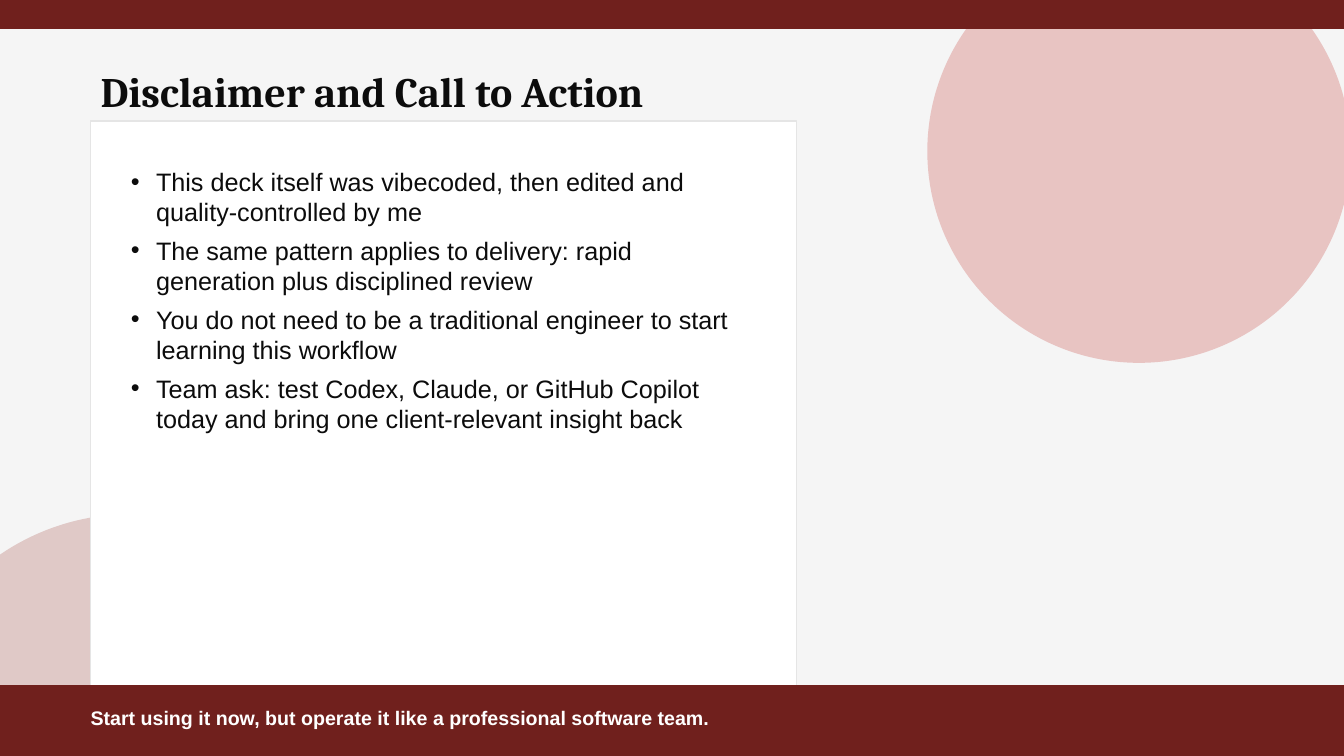
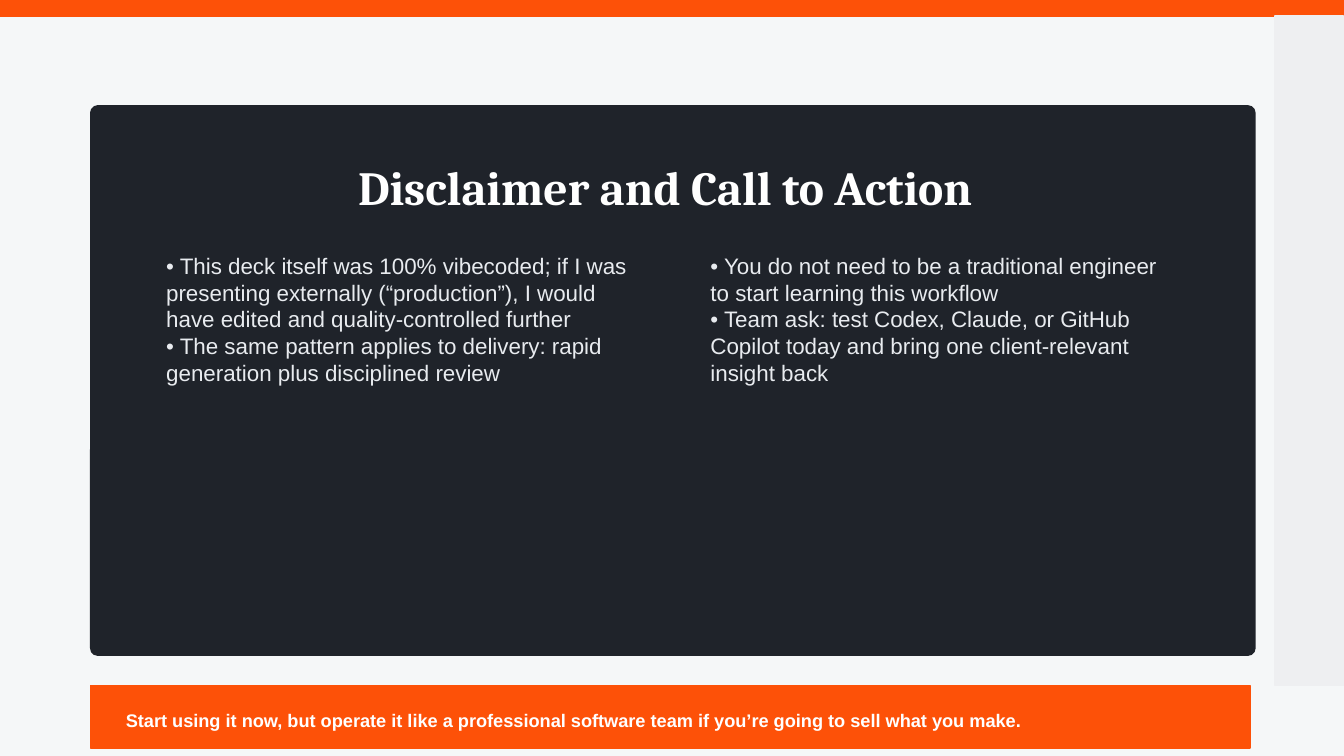
Before and after one commit to sd5969/whats-in-your-wallet, a slide deck: slide 7 of slides/deck.pptx (slide 8 before the commit). Drawn at 1344x756 pixels with LibreOffice and Linux fonts; fonts in the diff are those of the drawing. Boxes give left, top, right and bottom in pixels: in the first picture for what was removed or moved away, otherwise in the second. Text is boxed around its words. In the diff, an @@ line names an element or a change of style, - is before the commit and + after.

```diff
--- a/slides/deck.pptx
+++ b/slides/deck.pptx
@@ rectangle at box(0, 0, 1344, 756): fill #F5F5F5 to #F5F7F8; outline #F5F5F5 1 pt to #F5F7F8 1 pt @@
@@ rectangle: place and size @@
-rectangle at box(0, 0, 1344, 28)
+rectangle at box(0, 0, 1344, 16)
@@ rectangle at box(0, 0, 1344, 16): fill #70201D to #FD5108; outline #70201D 1 pt to #FD5108 1 pt @@
@@ ellipse removed at box(928, 0, 1344, 363) @@
@@ rectangle added at box(1275, 16, 1344, 686), fill #EEEFF1, outline #EEEFF1 1 pt @@
@@ rounded rectangle added at box(91, 106, 1255, 655), fill #1F232A, outline #1F232A 1 pt @@
@@ rectangle removed at box(91, 121, 797, 686) @@
@@ rectangle added at box(91, 139, 99, 190), fill #FD5108, outline #FD5108 1 pt @@
@@ text "Disclaimer and Call to Action": place and size @@
-text "Disclaimer and Call to Action" at box(101, 78, 643, 108)
+text "Disclaimer and Call to Action" at box(358, 172, 972, 206)
@@ text "Disclaimer and Call to Action" at box(358, 172, 972, 206): size 30 to 34 pt, text colour #0C0C0C to #FFFFFF; alignment left to centre @@
@@ text added at box(166, 257, 627, 386), 16 pt, text #E8EBEF @@
+• This deck itself was 100% vibecoded; if I was presenting externally (“production”), I would have edited and quality-controlled further
+• The same pattern applies to delivery: rapid generation plus disciplined review
@@ text at box(710, 257, 1156, 386): text changed; size 18 to 16 pt; text colour #0C0C0C to #E8EBEF @@
-• This deck itself was vibecoded, then edited and quality-controlled by me
-• The same pattern applies to delivery: rapid generation plus disciplined review
-• You do not need to be a traditional engineer to start learning this workflow
-• Team ask: test Codex, Claude, or GitHub Copilot today and bring one client-relevant insight back
+• You do not need to be a traditional engineer to start learning this workflow
+• Team ask: test Codex, Claude, or GitHub Copilot today and bring one client-relevant insight back
@@ ellipse removed at box(0, 514, 363, 756) @@
@@ rectangle at box(91, 686, 1250, 748): fill #70201D to #FD5108; outline #70201D 1 pt to #FD5108 1 pt @@
@@ rectangle: place and size @@
-rectangle at box(0, 686, 1344, 756)
+rectangle at box(91, 686, 1250, 748)
@@ text at box(126, 713, 1021, 731): text changed; size 14 to 13 pt @@
-Start using it now, but operate it like a professional software team.
+Start using it now, but operate it like a professional software team if you’re going to sell what you make.
```
Also in this commit, not shown: 6 other slides changed, 1 slide removed, 2 other files.
